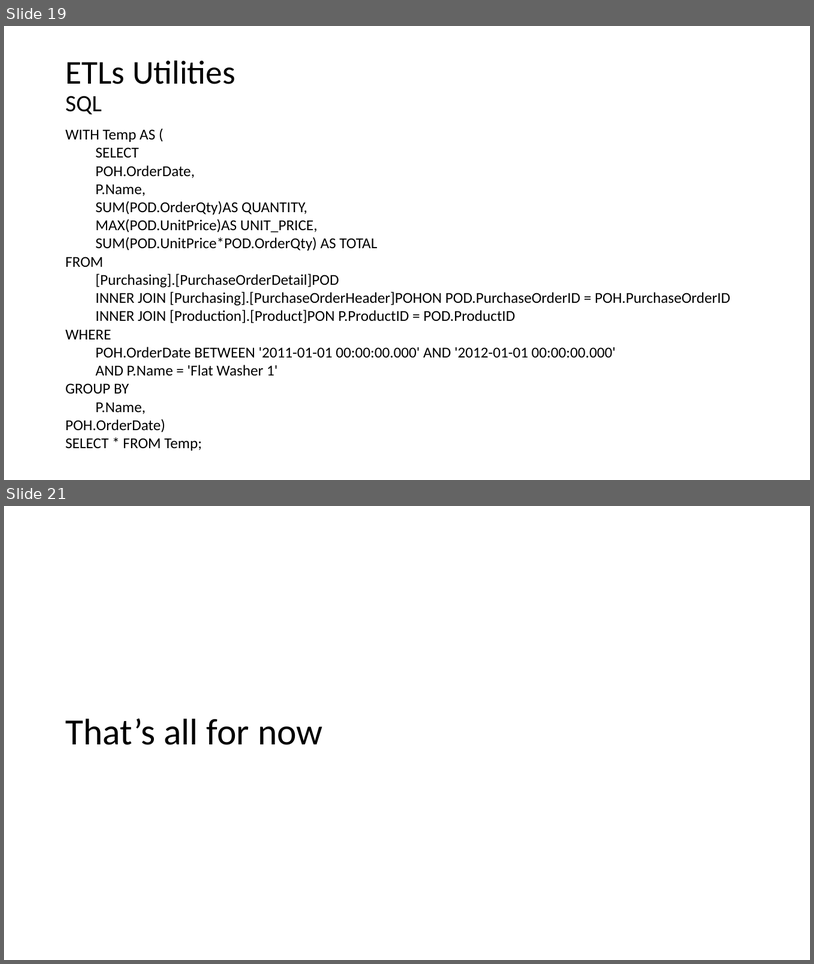
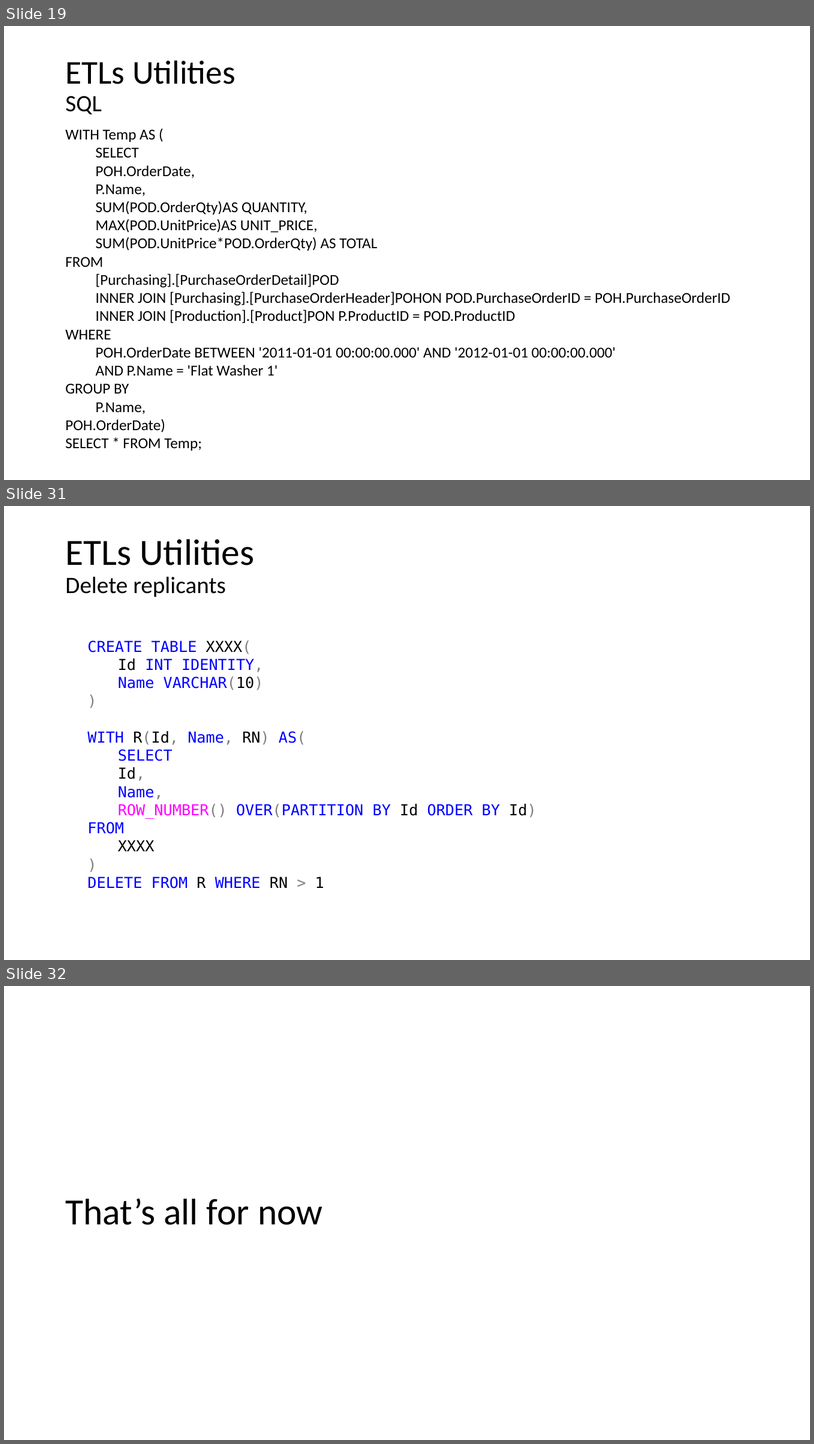
Before and after one commit to mpenarprz/RandomUtils, a slide deck: Short Talks/Data Warehouse/DataWarehouse.pptx. Shown one above the other, each under a label of ours: slides 19 and 21 before the commit, slides 19, 31 and 32 after it; the slides between them are not shown. The pictures are 814x964 and 814x1444 pixels, drawn with LibreOffice and Linux fonts; fonts in the diff are those of the drawing. Boxes give left, top, right and bottom in pixels: in the first picture for what was removed or moved away, otherwise in the second. Text is boxed around its words. In the diff, an @@ line names an element or a change of style, - is before the commit and + after.

```diff
--- a/Short Talks/Data Warehouse/DataWarehouse.pptx
+++ b/Short Talks/Data Warehouse/DataWarehouse.pptx
@@ slide 31 added at (x1=4, y1=506, x2=810, y2=960), background #FFFFFF @@
@@ title added at (x1=65, y1=539, x2=254, y2=597), 28 pt, text #000000 @@
+ETLs Utilities
+Delete replicants
@@ text added at (x1=87, y1=640, x2=537, y2=888), 18 pt, text #0000FF @@
+CREATE TABLE XXXX(
+  Id INT IDENTITY,
+  Name VARCHAR(10)
+)
+WITH R(Id, Name, RN) AS(
+  SELECT
+  Id,
+  Name,
+  ROW_NUMBER() OVER(PARTITION BY Id ORDER BY Id)
+FROM
+  XXXX
+)
+DELETE FROM R WHERE RN > 1
@@ what was slide 21 is now slide 32 @@
```
Also in this commit, not shown: 1 slide changed, 10 other slides added, 1 other file.
